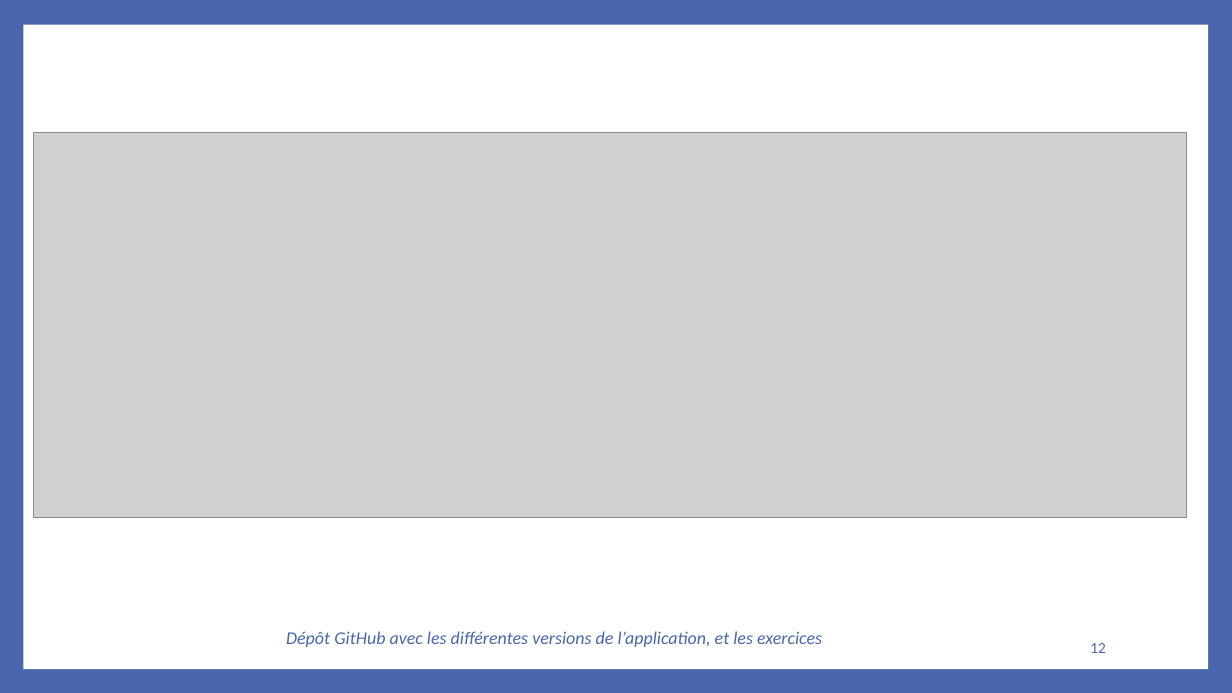
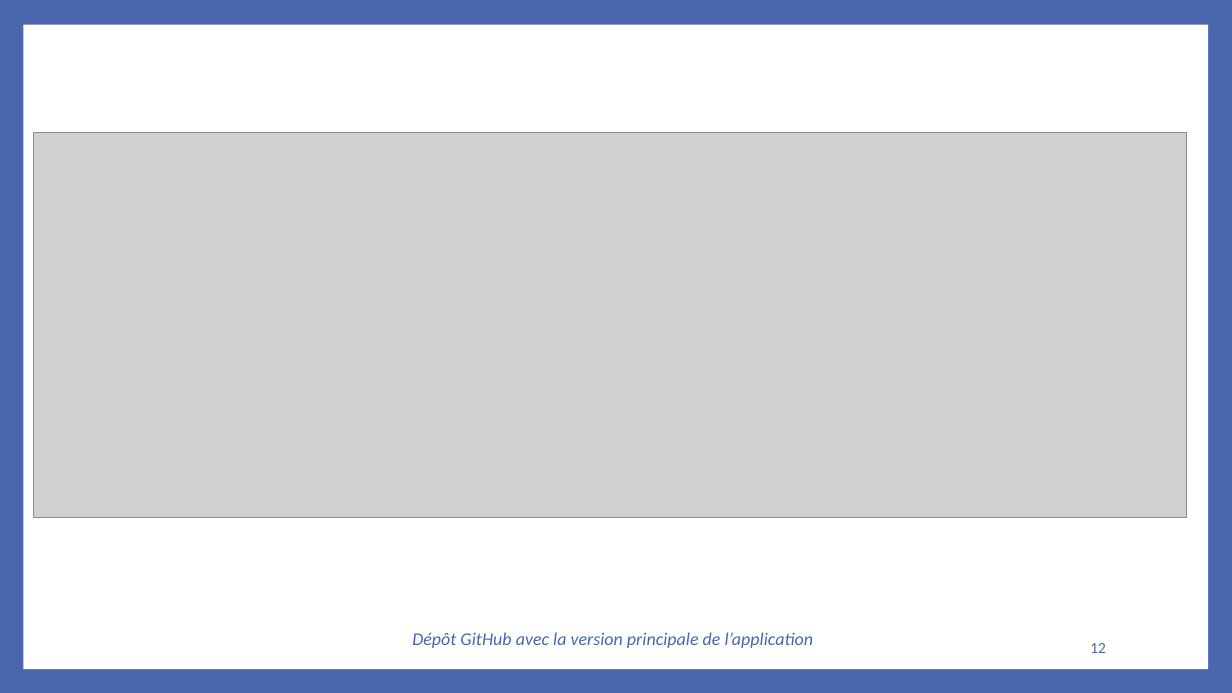
Before and after one commit to bakedpotato191/projet, a slide deck: slide 12 of rapport.PPTX. Drawn at 1232x693 pixels with LibreOffice and Linux fonts; fonts in the diff are those of the drawing; grey boxes stand for pictures. Boxes give left, top, right and bottom in pixels: in the first picture for what was removed or moved away, otherwise in the second. Text is boxed around its words. In the diff, an @@ line names an element or a change of style, - is before the commit and + after.

```diff
--- a/rapport.PPTX
+++ b/rapport.PPTX
@@ text at [412,632,814,648]: text changed @@
-Dépôt GitHub avec les différentes versions de l’application, et les exercices
+Dépôt GitHub avec la version principale de l’application
```
Also in this commit, not shown: 2 other slides changed, 21 slides added, 27 slides removed, 21 other files.
